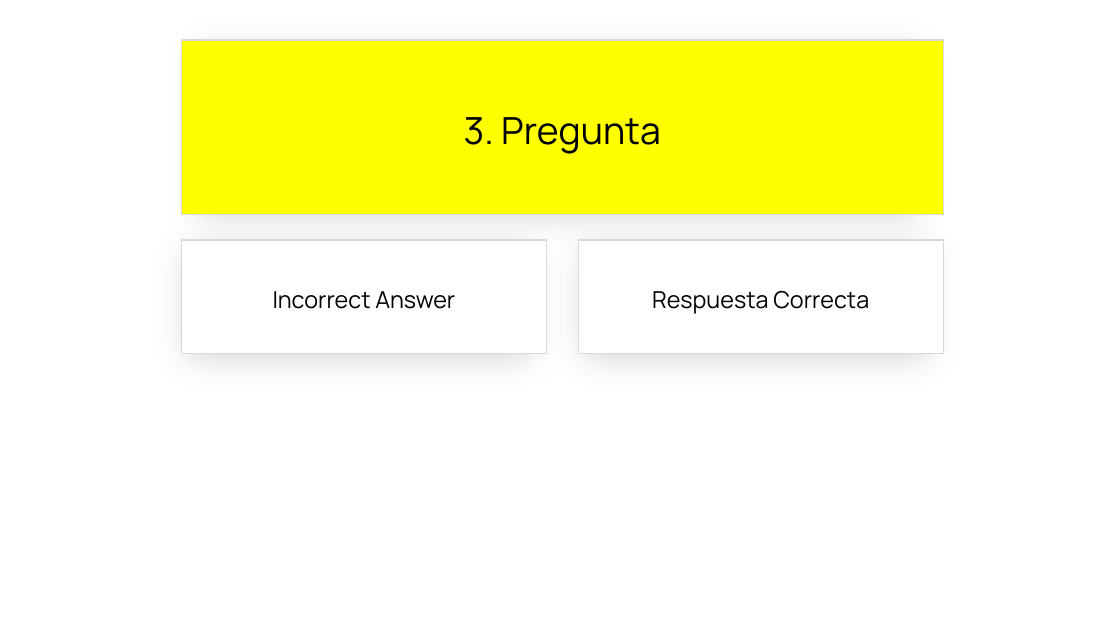
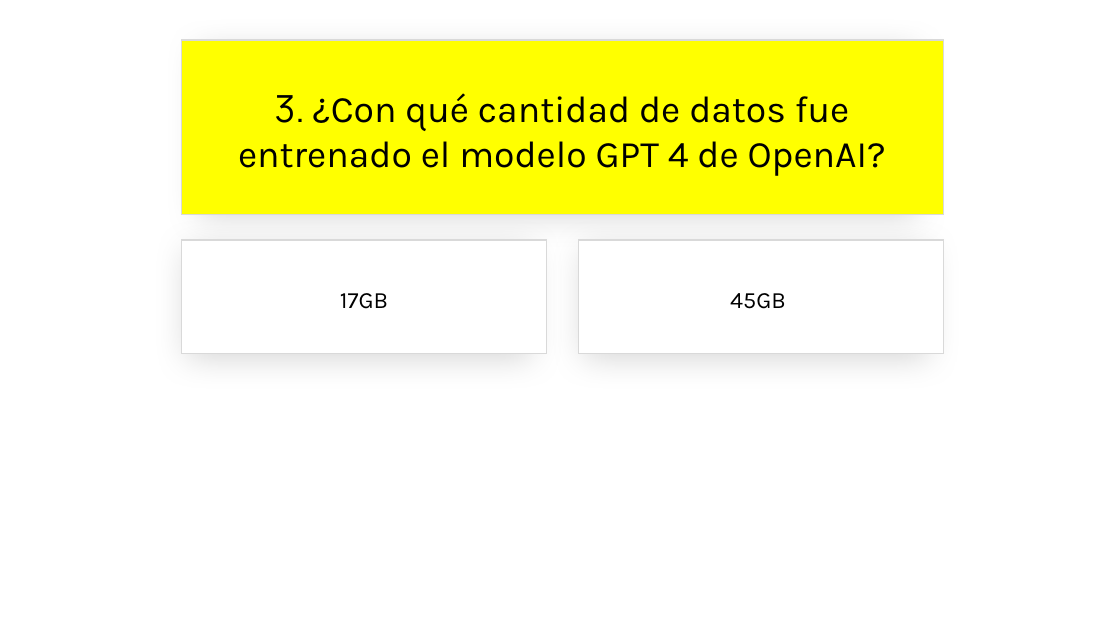
Before and after one commit to jsuarezruiz/SevillaDotNetConf2023, a slide deck: slide 7 of sevilladotnetconf-close.pptx. Drawn at 1120x630 pixels with LibreOffice and Linux fonts; fonts in the diff are those of the drawing. Boxes give left, top, right and bottom in pixels: in the first picture for what was removed or moved away, otherwise in the second. Text is boxed around its words. In the diff, an @@ line names an element or a change of style, - is before the commit and + after.

```diff
--- a/sevilladotnetconf-close.pptx
+++ b/sevilladotnetconf-close.pptx
@@ text in rectangle at (238,93,886,176): text changed; font Manrope to Karla @@
-3. Pregunta
+3. ¿Con qué cantidad de datos fue entrenado el modelo GPT 4 de OpenAI?
@@ text in rectangle at (340,293,388,309): text changed; font Manrope to Karla @@
-Incorrect Answer
+17GB
@@ text in rectangle at (730,293,786,309): text changed; font Manrope to Karla @@
-Respuesta Correcta
+45GB
```
Also in this commit, not shown: 11 other slides changed, 4 slides added, 4 slides removed, 1 other file.
